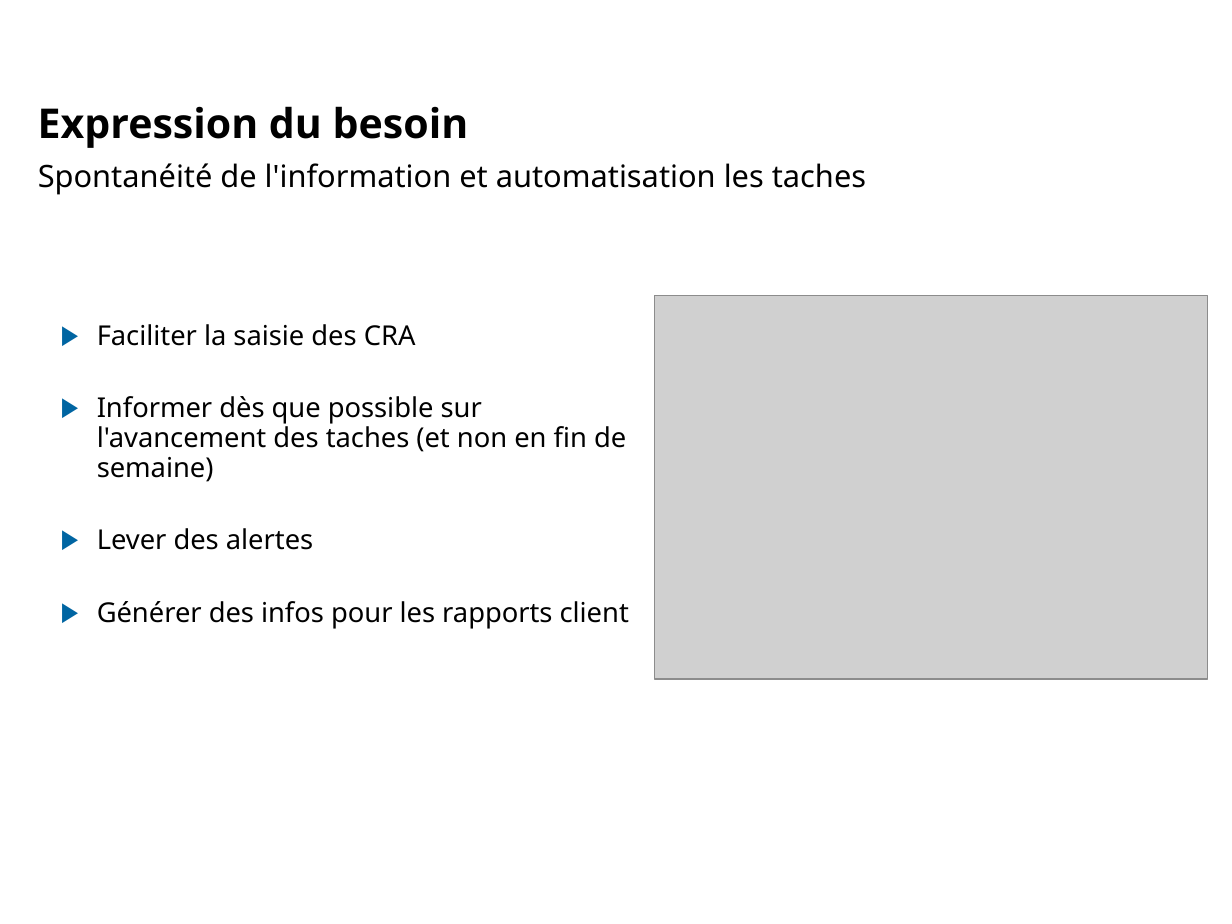
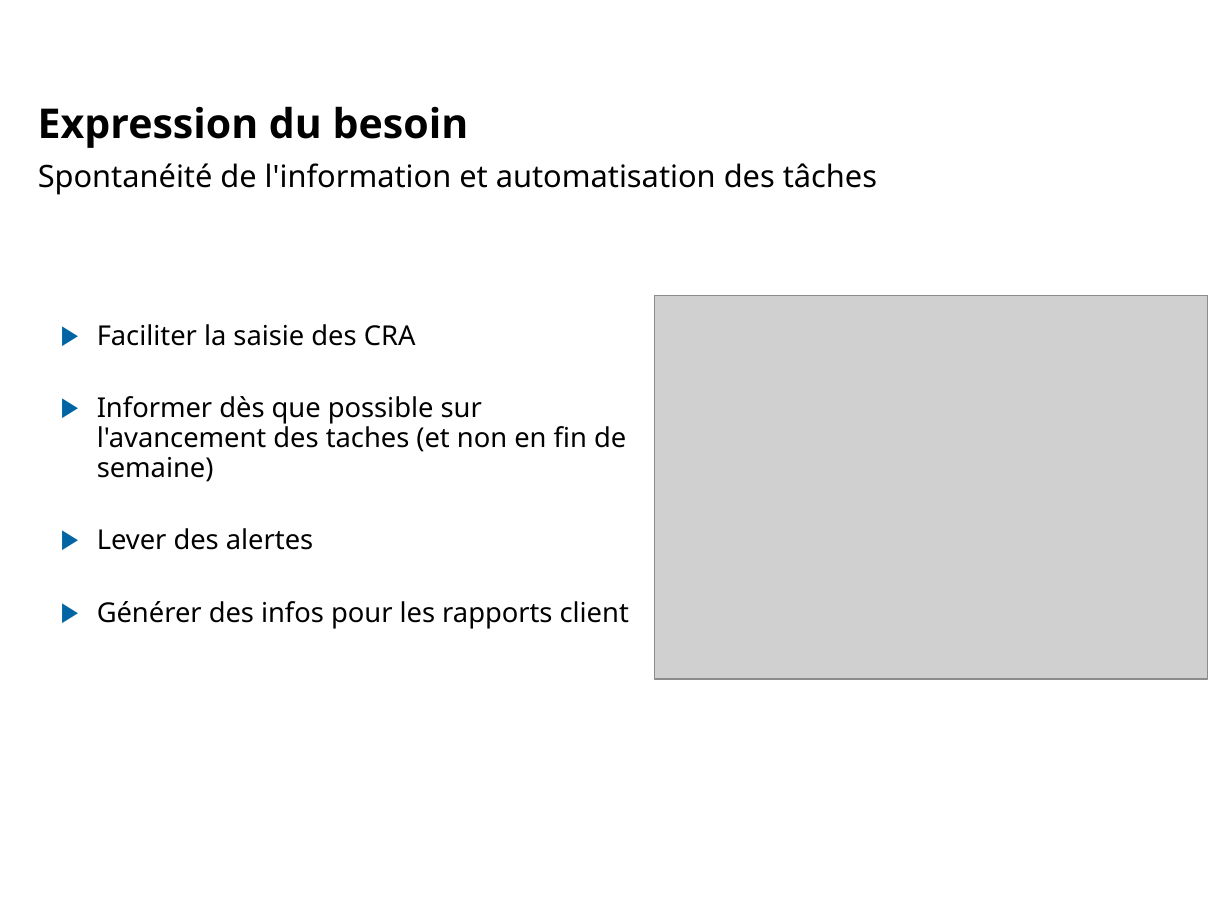
Before and after one commit to lbayle/codev, a slide deck: slide 4 of doc/Presentation/CoDev Timetracking.odp. Drawn at 1232x924 pixels with LibreOffice and Linux fonts; fonts in the diff are those of the drawing; grey boxes stand for pictures; background and template pictures are left out. Boxes give left, top, right and bottom in pixels: in the first picture for what was removed or moved away, otherwise in the second. Text is boxed around its words. In the diff, an @@ line names an element or a change of style, - is before the commit and + after.

```diff
--- a/doc/Presentation/CoDev Timetracking.odp
+++ b/doc/Presentation/CoDev Timetracking.odp
@@ text at <box>38,163,877,195</box>: text changed @@
-Spontanéité de l'information et automatisation les taches
+Spontanéité de l'information et automatisation des tâches
```
Also in this commit, not shown: 5 other slides changed, 1 other file.
